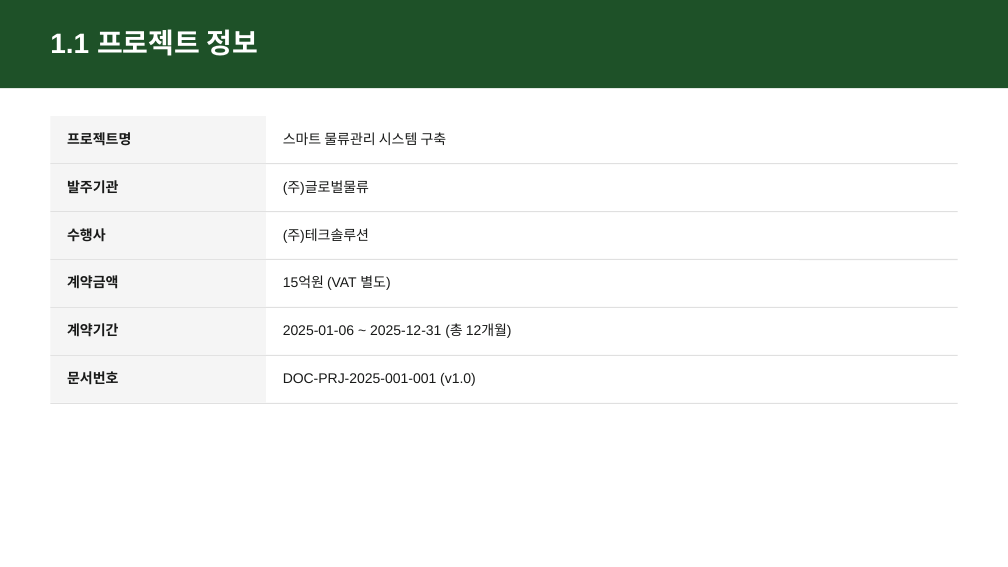
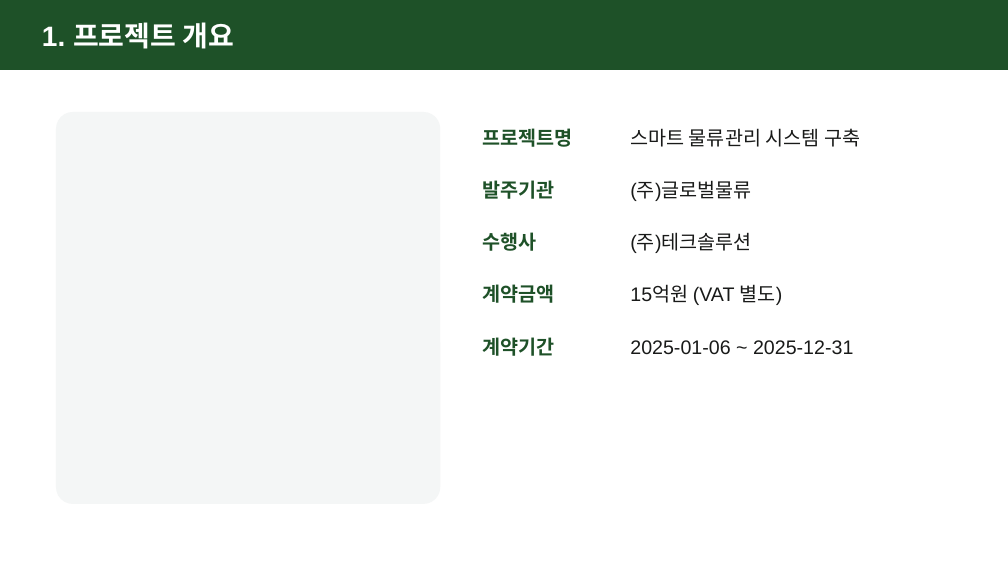
Before and after one commit to jongik-sv/docs, a slide deck: slide 3 of 스마트물류관리시스템_수행계획서.pptx (slide 4 before the commit). Drawn at 1008x567 pixels with LibreOffice and Linux fonts; fonts in the diff are those of the drawing. Boxes give left, top, right and bottom in pixels: in the first picture for what was removed or moved away, otherwise in the second. Text is boxed around its words. In the diff, an @@ line names an element or a change of style, - is before the commit and + after.

```diff
--- a/스마트물류관리시스템_수행계획서.pptx
+++ b/스마트물류관리시스템_수행계획서.pptx
@@ rectangle: place and size @@
-rectangle at (0,0,1008,89)
+rectangle at (0,0,1008,70)
@@ text at (42,22,235,49): text changed @@
-1.1 프로젝트 정보
+1. 프로젝트 개요
@@ rectangle removed at (50,116,266,163) @@
@@ rounded rectangle added at (56,112,440,504), fill #F4F6F6 @@
@@ text "프로젝트명": place and size @@
-text "프로젝트명" at (67,132,131,146)
+text "프로젝트명" at (482,128,572,147)
@@ text "스마트 물류관리 시스템 구축": place and size @@
-text "스마트 물류관리 시스템 구축" at (283,132,447,145)
+text "스마트 물류관리 시스템 구축" at (630,128,860,147)
@@ line removed from (50, 163) to (958, 163) @@
@@ rectangle removed at (50,164,266,212) @@
@@ text "발주기관": place and size @@
-text "발주기관" at (67,180,118,194)
+text "발주기관" at (482,180,554,199)
@@ text "(주)글로벌물류": place and size @@
-text "(주)글로벌물류" at (283,180,369,195)
+text "(주)글로벌물류" at (630,182,751,201)
@@ line removed from (50, 212) to (958, 212) @@
@@ rectangle removed at (50,212,266,259) @@
@@ text "수행사": place and size @@
-text "수행사" at (67,228,106,242)
+text "수행사" at (482,232,536,251)
@@ text "(주)테크솔루션": place and size @@
-text "(주)테크솔루션" at (283,228,369,243)
+text "(주)테크솔루션" at (630,234,751,253)
@@ line removed from (50, 259) to (958, 259) @@
@@ rectangle removed at (50,260,266,307) @@
@@ text "계약금액": place and size @@
-text "계약금액" at (67,275,118,289)
+text "계약금액" at (482,284,554,303)
@@ size 10 to 14 pt in 4 elements at (630,128,860,147), (630,182,751,201), (630,234,751,253), (630,284,783,305) @@
@@ text "15억원 (VAT 별도)": place and size @@
-text "15억원 (VAT 별도)" at (283,275,390,290)
+text "15억원 (VAT 별도)" at (630,284,783,305)
@@ line removed from (50, 307) to (958, 307) @@
@@ rectangle removed at (50,308,266,356) @@
@@ line removed from (50, 356) to (958, 356) @@
@@ rectangle removed at (50,356,266,403) @@
@@ size 10 to 14 pt, text colour #191A19 to #1E5128 in 5 elements at (482,128,572,147), (482,180,554,199), (482,232,536,251), (482,284,554,303), (482,337,554,356) @@
@@ text "계약기간": place and size @@
-text "계약기간" at (67,323,118,337)
+text "계약기간" at (482,337,554,356)
@@ text at (630,340,853,355): text changed; size 10 to 14 pt @@
-2025-01-06 ~ 2025-12-31 (총 12개월)
+2025-01-06 ~ 2025-12-31
@@ text removed at (67,371,118,385) @@
-문서번호
@@ text removed at (283,373,476,386) @@
-DOC-PRJ-2025-001-001 (v1.0)
@@ line removed from (50, 403) to (958, 403) @@
```
Also in this commit, not shown: 3 other slides changed, 8 slides added, 19 slides removed, 13 other files.
